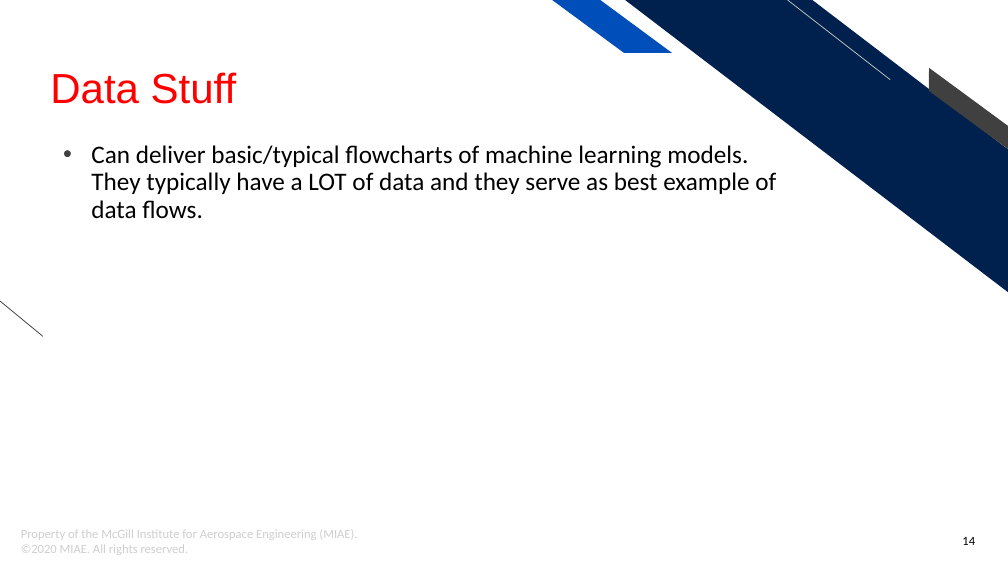
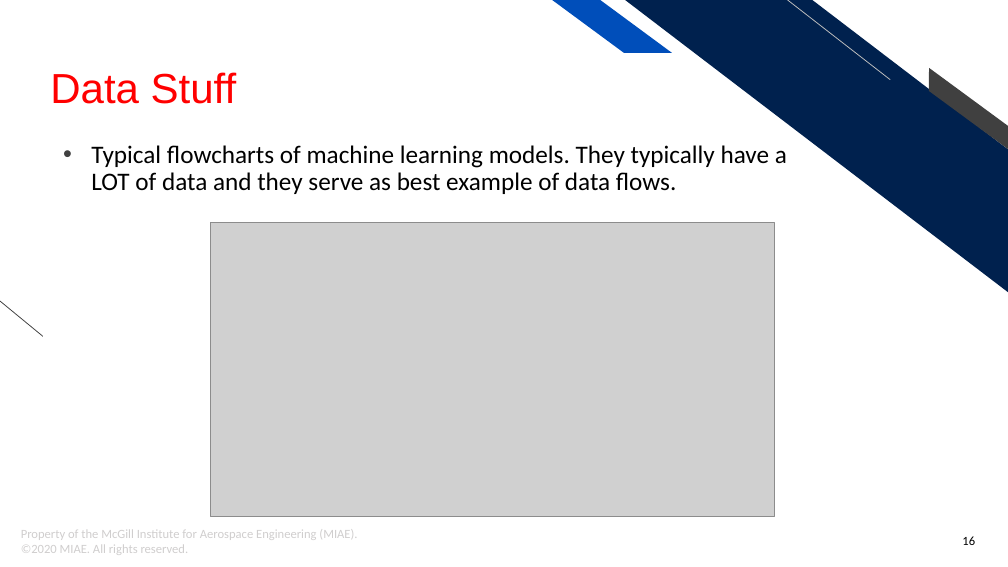
Before and after one commit to mowglu/MIAE-Python, a slide deck: slide 16 of Python Tutorial - MIAE.pptx (slide 14 before the commit). Drawn at 1008x567 pixels with LibreOffice and Linux fonts; fonts in the diff are those of the drawing; grey boxes stand for pictures; background and template pictures are left out. Boxes give left, top, right and bottom in pixels: in the first picture for what was removed or moved away, otherwise in the second. Text is boxed around its words. In the diff, an @@ line names an element or a change of style, - is before the commit and + after.

```diff
--- a/Python Tutorial - MIAE.pptx
+++ b/Python Tutorial - MIAE.pptx
@@ text at (91, 145, 787, 194): text changed @@
-• Can deliver basic/typical flowcharts of machine learning models. They typically have a LOT of data and they serve as best example of data flows.
+• Typical flowcharts of machine learning models. They typically have a LOT of data and they serve as best example of data flows.
@@ picture added at (210, 223, 774, 517) @@
@@ page number at (962, 536, 975, 545): text changed @@
-14
+16
```
Also in this commit, not shown: 6 other slides changed, 3 slides added, 1 slide removed.
